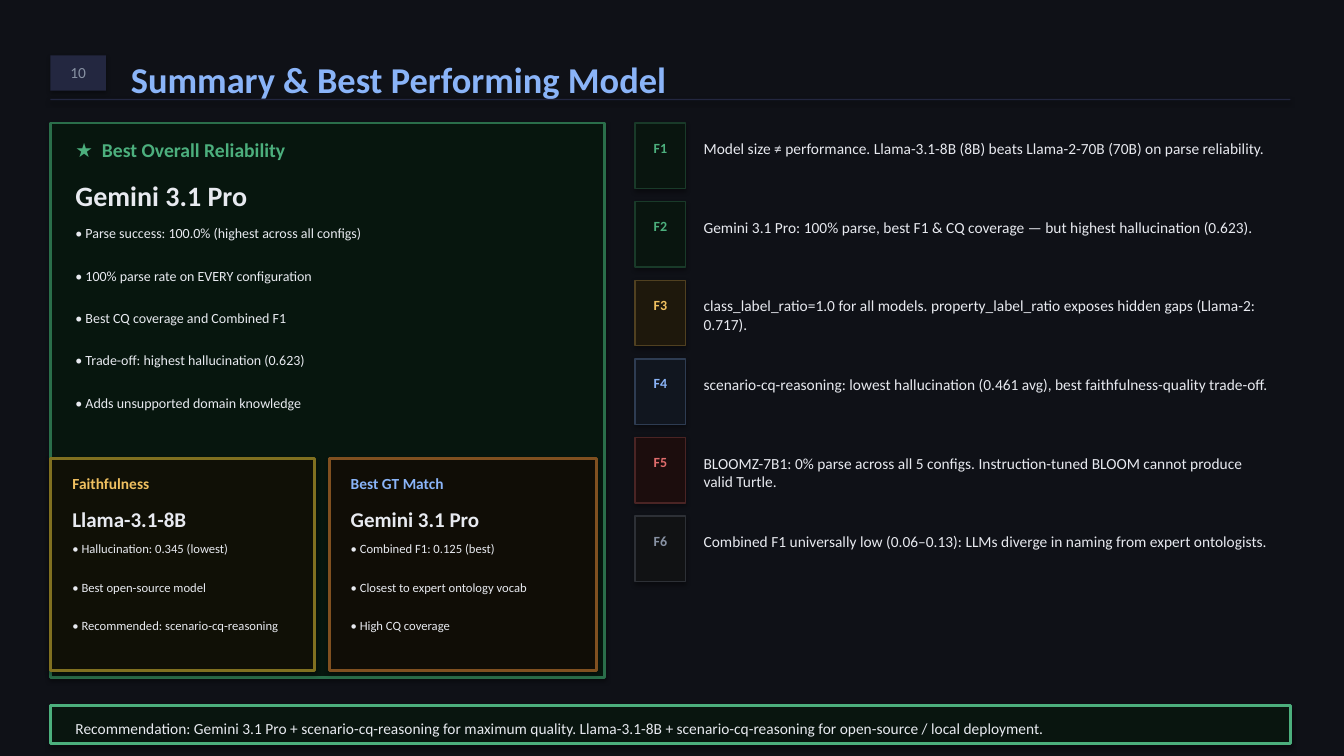
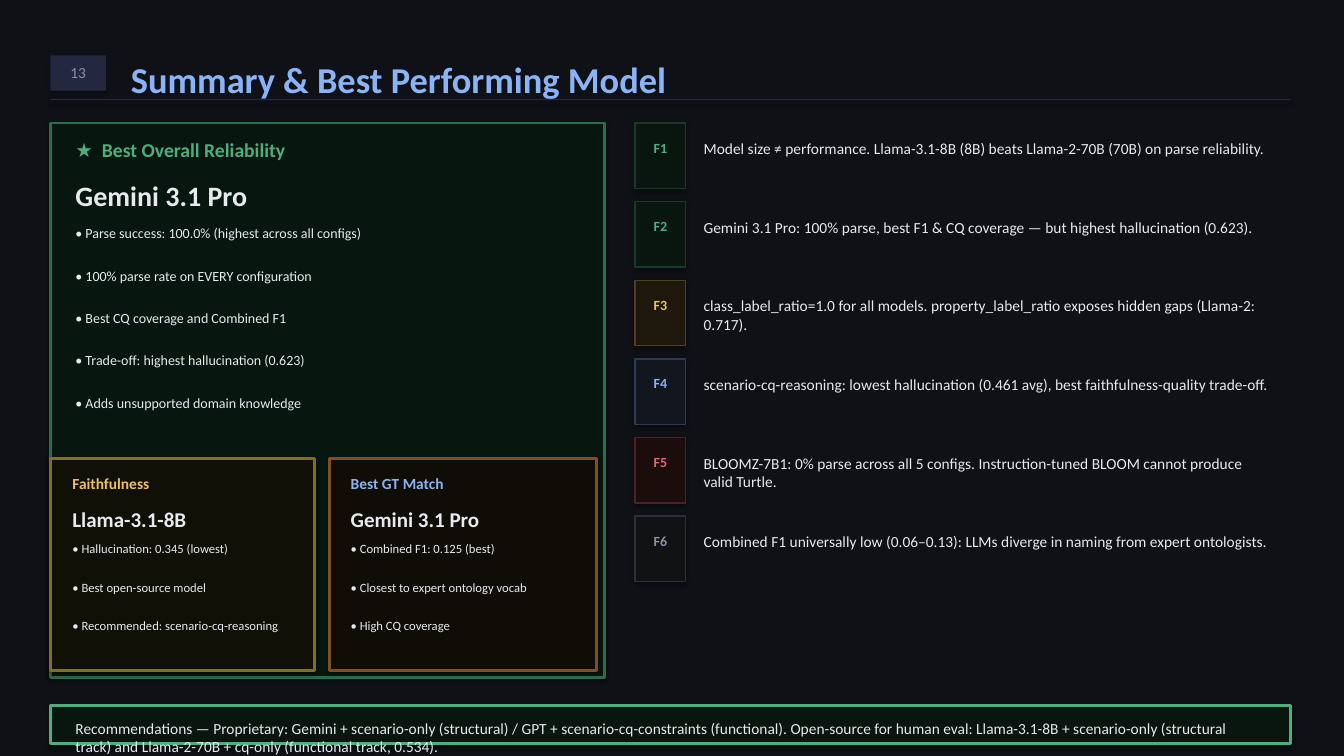
Before and after one commit to ebrahimnorouzi/ODPGen, a slide deck: slide 18 of ODPGen_Presentation.pptx (slide 11 before the commit). Drawn at 1344x756 pixels with LibreOffice and Linux fonts; fonts in the diff are those of the drawing. Boxes give left, top, right and bottom in pixels: in the first picture for what was removed or moved away, otherwise in the second. Text is boxed around its words. In the diff, an @@ line names an element or a change of style, - is before the commit and + after.

```diff
--- a/ODPGen_Presentation.pptx
+++ b/ODPGen_Presentation.pptx
@@ text at <box>70,68,86,78</box>: text changed @@
-10
+13
@@ text at <box>75,723,1226,755</box>: text changed @@
-Recommendation: Gemini 3.1 Pro + scenario-cq-reasoning for maximum quality. Llama-3.1-8B + scenario-cq-reasoning for open-source / local deployment.
+Recommendations — Proprietary: Gemini + scenario-only (structural) / GPT + scenario-cq-constraints (functional). Open-source for human eval: Llama-3.1-8B + scenario-only (structural track) and Llama-2-70B + cq-only (functional track, 0.534).
```
Also in this commit, not shown: 1 other slide changed, 7 slides added, 14 other files.
